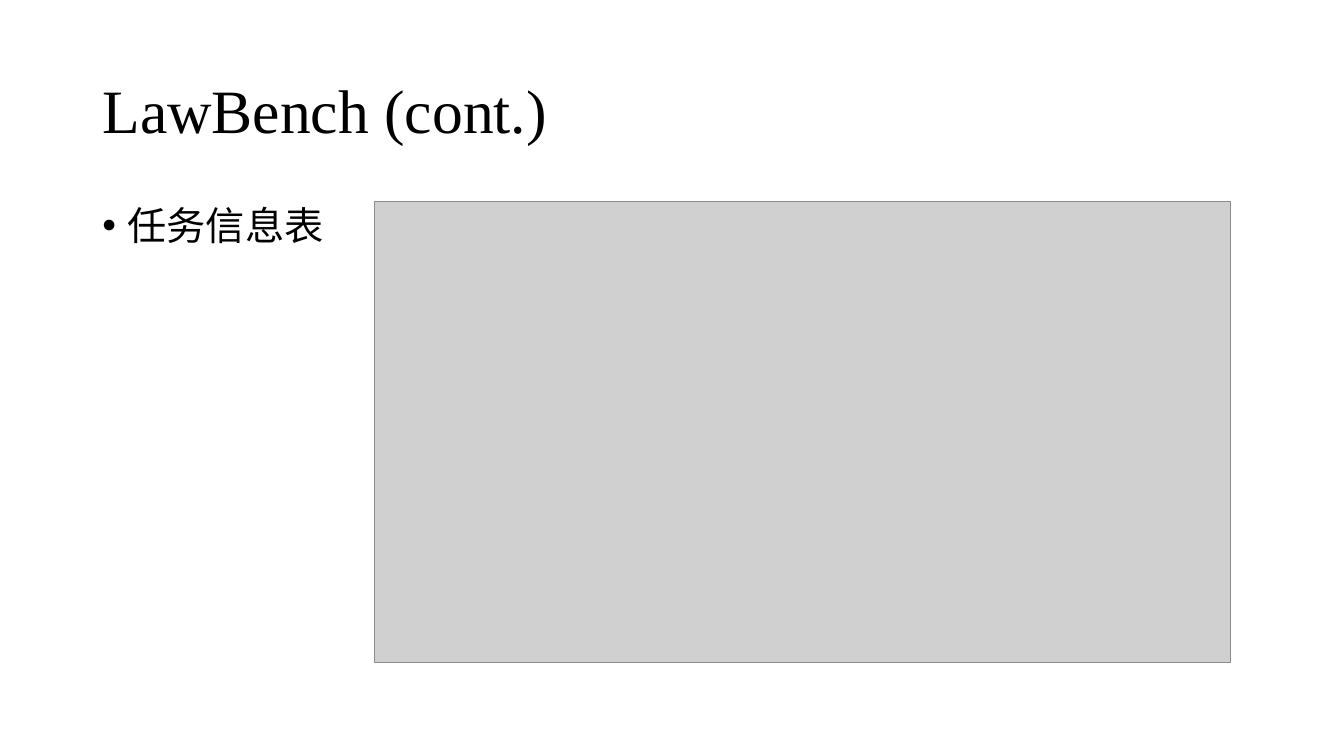
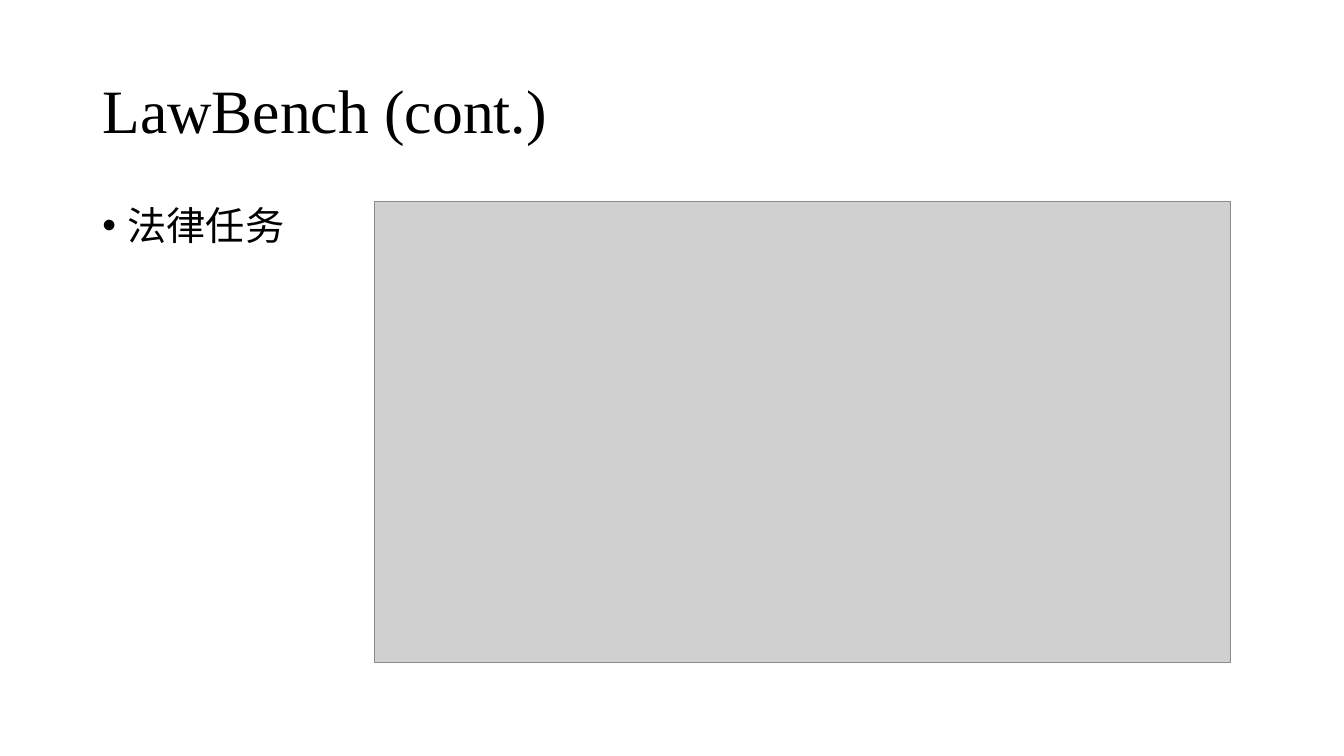
Before and after one commit to zhuohan9036/research_general_materials, a slide deck: slide 4 of legal_ai/20251107_intro_legal_ai_works.pptx. Drawn at 1344x756 pixels with LibreOffice and Linux fonts; fonts in the diff are those of the drawing; grey boxes stand for pictures. Boxes give left, top, right and bottom in pixels: in the first picture for what was removed or moved away, otherwise in the second. Text is boxed around its words. In the diff, an @@ line names an element or a change of style, - is before the commit and + after.

```diff
--- a/legal_ai/20251107_intro_legal_ai_works.pptx
+++ b/legal_ai/20251107_intro_legal_ai_works.pptx
@@ text at box(128, 207, 285, 243): text changed @@
-• 任务信息表
+• 法律任务
```
Also in this commit, not shown: 6 other slides changed, 4 slides added, 1 other file.
